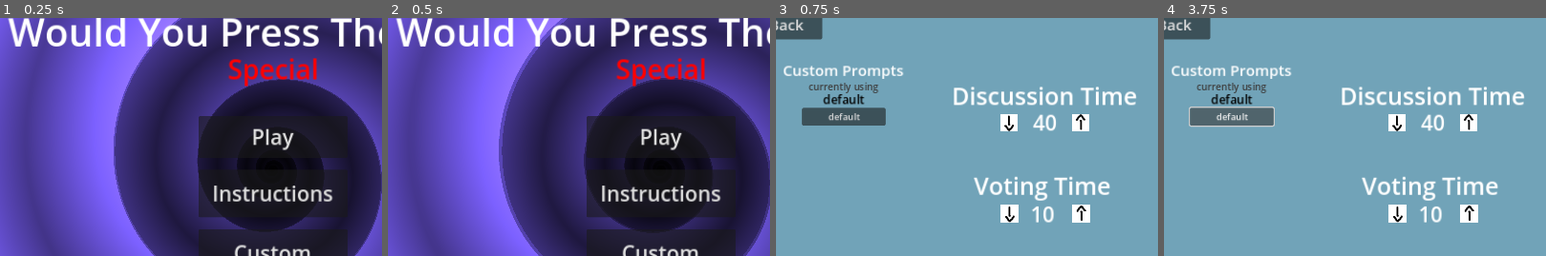
Above: before the commit, frames 1-4 (left to right).
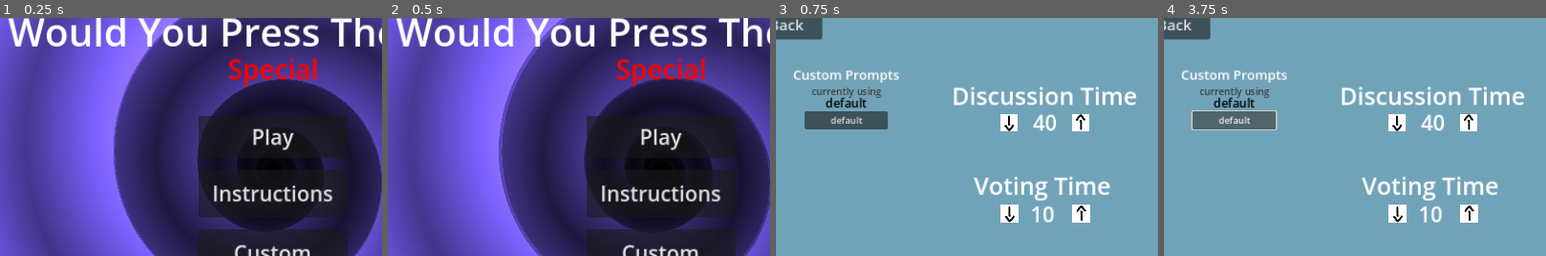
Above: after the commit, the same moments.

Repository: Beepered/WouldYouPressTheButton-Special
Game: Godot game, scene res://scenes/game_manager.tscn
The game is run twice, just before and just after one commit, with the same random seed, the same clock (stepped at 60 frames per second) and the same inputs.
Inputs (mouse positions are % of the whole screen's width and height, from its top left):
- Up to frame 1 (0.25 s): no input
- Up to frame 2 (0.5 s): no input
- Up to frame 3 (0.75 s): click "Play" at 0.5 s
- Up to frame 4 (3.75 s): click (77, 31) at 1.27 s; type "12" at 1.35 s; click (77, 37) at 1.5 s; type "12" at 1.58 s; click (77, 42) at 1.73 s; type "12" at 1.82 s; click (77, 48) at 2.02 s; type "12" at 2.1 s; click (77, 53) at 2.25 s; type "12" at 2.33 s; click (77, 59) at 2.48 s; type "12" at 2.57 s; click (77, 64) at 2.77 s; type "12" at 2.85 s; click (77, 70) at 3 s; type "12" at 3.08 s; click (77, 75) at 3.23 s; type "12" at 3.32 s; click "default" at 3.5 s
The pictures show only the part of the screen within x 14-64%, y 18-68%; the shares and areas given below are measured in that part.

Frames 1-2 are identical in both runs. In frame 3, 3.0% of the frame differs, in the area x 2-34%, y 20-47%; in frame 4, 3.2%, in the area x 2-34%, y 20-48%.

Commit message:
check if file exists when creating new prompts, add from default prompts if not enough

Diff:
--- a/wouldyoupressthebutton-special/scenes/custom_selection.tscn
+++ b/wouldyoupressthebutton-special/scenes/custom_selection.tscn
@@ -133,6 +133,30 @@
 placeholder_text = "put stuff here
 you can have multiple lines"
 
+[node name="saved message" type="Label" parent="create menu"]
+visible = false
+offset_left = 895.0
+offset_top = 227.0
+offset_right = 946.0
+offset_bottom = 253.0
+theme_override_colors/font_color = Color(0.717593, 0.75168, 0.170692, 1)
+theme_override_font_sizes/font_size = 18
+text = "saved"
+
+[node name="name exists" type="Label" parent="create menu"]
+visible = false
+anchors_preset = 5
+anchor_left = 0.5
+anchor_right = 0.5
+offset_left = -87.0
+offset_top = 194.0
+offset_right = 87.0
+offset_bottom = 220.0
+grow_horizontal = 2
+theme_override_colors/font_color = Color(0.815686, 0, 0, 1)
+theme_override_font_sizes/font_size = 18
+text = "name already exists"
+
 [node name="warning" type="Label" parent="create menu"]
 visible = false
 anchors_preset = 8
@@ -152,17 +176,8 @@
 horizontal_alignment = 1
 vertical_alignment = 1
 
-[node name="saved message" type="Label" parent="create menu"]
-visible = false
-offset_left = 899.0
-offset_top = 227.0
-offset_right = 950.0
-offset_bottom = 253.0
-theme_override_colors/font_color = Color(0.717593, 0.75168, 0.170692, 1)
-theme_override_font_sizes/font_size = 18
-text = "saved"
-
 [connection signal="pressed" from="main/MainBack" to="." method="_on_main_back_pressed"]
 [connection signal="pressed" from="choice menu/create select" to="." method="_on_create_select_pressed"]
 [connection signal="pressed" from="create menu/back" to="." method="_on_back_pressed"]
+[connection signal="text_changed" from="create menu/name" to="create menu" method="_on_name_text_changed"]
 [connection signal="pressed" from="create menu/save" to="create menu" method="_on_save_pressed"]
--- a/wouldyoupressthebutton-special/scenes/main_menu.tscn
+++ b/wouldyoupressthebutton-special/scenes/main_menu.tscn
@@ -9,12 +9,12 @@
 
 [sub_resource type="Theme" id="Theme_32jrn"]
 
+[sub_resource type="Theme" id="Theme_1foon"]
+
 [sub_resource type="FontVariation" id="FontVariation_jeu8t"]
 
 [sub_resource type="RectangleShape2D" id="RectangleShape2D_srou7"]
 size = Vector2(40, 40)
-
-[sub_resource type="Theme" id="Theme_1foon"]
 
 [node name="Main Menu" type="Node2D"]
 script = ExtResource("1_77ssq")
@@ -156,11 +156,11 @@
 text = "Back"
 
 [node name="UseCustom" type="Label" parent="Settings"]
-offset_left = 194.0
-offset_top = 213.0
-offset_right = 396.0
-offset_bottom = 248.0
-theme_override_font_sizes/font_size = 25
+offset_left = 199.0
+offset_top = 222.0
+offset_right = 401.0
+offset_bottom = 257.0
+theme_override_font_sizes/font_size = 22
 text = "Custom Prompts"
 horizontal_alignment = 1
 vertical_alignment = 1
@@ -187,9 +187,9 @@
 anchor_left = 0.5
 anchor_right = 0.5
 offset_left = -115.0
-offset_top = 54.0
+offset_top = 51.0
 offset_right = 115.0
-offset_bottom = 80.0
+offset_bottom = 79.0
 grow_horizontal = 2
 theme_override_colors/font_color = Color(0, 0, 0, 1)
 theme_override_font_sizes/font_size = 20
@@ -203,9 +203,9 @@
 anchor_left = 0.5
 anchor_right = 0.5
 offset_left = -70.0
-offset_top = 82.0
+offset_top = 79.0
 offset_right = 70.0
-offset_bottom = 112.0
+offset_bottom = 109.0
 grow_horizontal = 2
 theme_override_font_sizes/font_size = 15
 text = "default"
@@ -218,9 +218,9 @@
 anchor_right = 0.5
 anchor_bottom = 0.5
 offset_left = -140.0
-offset_top = 98.5
+offset_top = 94.5
 offset_right = 140.0
-offset_bottom = 398.5
+offset_bottom = 374.5
 grow_horizontal = 2
 grow_vertical = 2
 theme = SubResource("Theme_32jrn")
@@ -228,118 +228,6 @@
 
 [node name="VBoxContainer" type="VBoxContainer" parent="Settings/UseCustom/ScrollContainer"]
 layout_mode = 2
-
-[node name="DiscussionTime" type="Label" parent="Settings"]
-anchors_preset = 5
-anchor_left = 0.5
-anchor_right = 0.5
-offset_left = -167.0
-offset_top = 245.0
-offset_right = 153.0
-offset_bottom = 305.0
-grow_horizontal = 2
-pivot_offset = Vector2(160, 30)
-theme_override_fonts/font = SubResource("FontVariation_jeu8t")
-theme_override_font_sizes/font_size = 40
-text = "Discussion Time"
-horizontal_alignment = 1
-vertical_alignment = 1
-
-[node name="time text" type="Label" parent="Settings/DiscussionTime"]
-layout_mode = 1
-anchors_preset = 7
-anchor_left = 0.5
-anchor_top = 1.0
-anchor_right = 0.5
-anchor_bottom = 1.0
-offset_left = -45.0
-offset_top = -10.0
-offset_right = 45.0
-offset_bottom = 40.0
-grow_horizontal = 2
-grow_vertical = 0
-theme_override_font_sizes/font_size = 35
-text = "10"
-horizontal_alignment = 1
-vertical_alignment = 1
-
-[node name="decrease" type="Sprite2D" parent="Settings/DiscussionTime"]
-position = Vector2(100, 75)
-rotation = 3.14159
-texture = ExtResource("3_8h1ks")
-script = ExtResource("4_flmkl")
-change = -2
-
-[node name="Area2D" type="Area2D" parent="Settings/DiscussionTime/decrease"]
-
-[node name="CollisionShape2D" type="CollisionShape2D" parent="Settings/DiscussionTime/decrease/Area2D"]
-shape = SubResource("RectangleShape2D_srou7")
-
-[node name="increase" type="Sprite2D" parent="Settings/DiscussionTime"]
-position = Vector2(220, 75)
-texture = ExtResource("3_8h1ks")
-script = ExtResource("4_flmkl")
-change = 2
-
-[node name="Area2D" type="Area2D" parent="Settings/DiscussionTime/increase"]
-
-[node name="CollisionShape2D" type="CollisionShape2D" parent="Settings/DiscussionTime/increase/Area2D"]
-shape = SubResource("RectangleShape2D_srou7")
-
-[node name="VotingTime" type="Label" parent="Settings"]
-anchors_preset = 5
-anchor_left = 0.5
-anchor_right = 0.5
-offset_left = -126.0
-offset_top = 398.0
-offset_right = 103.0
-offset_bottom = 453.0
-grow_horizontal = 2
-theme_override_font_sizes/font_size = 40
-text = "Voting Time"
-horizontal_alignment = 1
-vertical_alignment = 1
-
-[node name="time text" type="Label" parent="Settings/VotingTime"]
-layout_mode = 1
-anchors_preset = 7
-anchor_left = 0.5
-anchor_top = 1.0
-anchor_right = 0.5
-anchor_bottom = 1.0
-offset_left = -45.0
-offset_top = -5.0
-offset_right = 45.0
-offset_bottom = 45.0
-grow_horizontal = 2
-grow_vertical = 0
-theme_override_font_sizes/font_size = 35
-text = "10"
-horizontal_alignment = 1
-vertical_alignment = 1
-
-[node name="decrease" type="Sprite2D" parent="Settings/VotingTime"]
-position = Vector2(60, 75)
-rotation = 3.14159
-texture = ExtResource("3_8h1ks")
-script = ExtResource("4_ntwn2")
-change = -1
-
-[node name="Area2D" type="Area2D" parent="Settings/VotingTime/decrease"]
-
-[node name="CollisionShape2D" type="CollisionShape2D" parent="Settings/VotingTime/decrease/Area2D"]
-shape = SubResource("RectangleShape2D_srou7")
-
-[node name="increase" type="Sprite2D" parent="Settings/VotingTime"]
-position = Vector2(180, 75)
-texture = ExtResource("3_8h1ks")
-script = ExtResource("4_ntwn2")
-change = 1
-
-[node name="Area2D" type="Area2D" parent="Settings/VotingTime/increase"]
-
-[node name="CollisionShape2D" type="CollisionShape2D" parent="Settings/VotingTime/increase/Area2D"]
-shape = SubResource("RectangleShape2D_srou7")
 
 [node name="NumPlayers" type="Label" parent="Settings"]
 anchors_preset = 5
@@ -518,6 +406,118 @@
 theme_override_colors/font_color = Color(0.956863, 0, 0, 1)
 theme_override_font_sizes/font_size = 18
 text = "duplicate name found"
+
+[node name="DiscussionTime" type="Label" parent="Settings"]
+anchors_preset = 5
+anchor_left = 0.5
+anchor_right = 0.5
+offset_left = -167.0
+offset_top = 245.0
+offset_right = 153.0
+offset_bottom = 305.0
+grow_horizontal = 2
+pivot_offset = Vector2(160, 30)
+theme_override_fonts/font = SubResource("FontVariation_jeu8t")
+theme_override_font_sizes/font_size = 40
+text = "Discussion Time"
+horizontal_alignment = 1
+vertical_alignment = 1
+
+[node name="time text" type="Label" parent="Settings/DiscussionTime"]
+layout_mode = 1
+anchors_preset = 7
+anchor_left = 0.5
+anchor_top = 1.0
+anchor_right = 0.5
+anchor_bottom = 1.0
+offset_left = -45.0
+offset_top = -10.0
+offset_right = 45.0
+offset_bottom = 40.0
+grow_horizontal = 2
+grow_vertical = 0
+theme_override_font_sizes/font_size = 35
+text = "10"
+horizontal_alignment = 1
+vertical_alignment = 1
+
+[node name="decrease" type="Sprite2D" parent="Settings/DiscussionTime"]
+position = Vector2(100, 75)
+rotation = 3.14159
+texture = ExtResource("3_8h1ks")
+script = ExtResource("4_flmkl")
+change = -2
+
+[node name="Area2D" type="Area2D" parent="Settings/DiscussionTime/decrease"]
+
+[node name="CollisionShape2D" type="CollisionShape2D" parent="Settings/DiscussionTime/decrease/Area2D"]
+shape = SubResource("RectangleShape2D_srou7")
+
+[node name="increase" type="Sprite2D" parent="Settings/DiscussionTime"]
+position = Vector2(220, 75)
+texture = ExtResource("3_8h1ks")
+script = ExtResource("4_flmkl")
+change = 2
+
+[node name="Area2D" type="Area2D" parent="Settings/DiscussionTime/increase"]
+
+[node name="CollisionShape2D" type="CollisionShape2D" parent="Settings/DiscussionTime/increase/Area2D"]
+shape = SubResource("RectangleShape2D_srou7")
+
+[node name="VotingTime" type="Label" parent="Settings"]
+anchors_preset = 5
+anchor_left = 0.5
+anchor_right = 0.5
+offset_left = -126.0
+offset_top = 398.0
+offset_right = 103.0
+offset_bottom = 453.0
+grow_horizontal = 2
+theme_override_font_sizes/font_size = 40
+text = "Voting Time"
+horizontal_alignment = 1
+vertical_alignment = 1
+
+[node name="time text" type="Label" parent="Settings/VotingTime"]
+layout_mode = 1
+anchors_preset = 7
+anchor_left = 0.5
+anchor_top = 1.0
+anchor_right = 0.5
+anchor_bottom = 1.0
+offset_left = -45.0
+offset_top = -5.0
+offset_right = 45.0
+offset_bottom = 45.0
+grow_horizontal = 2
+grow_vertical = 0
+theme_override_font_sizes/font_size = 35
+text = "10"
+horizontal_alignment = 1
+vertical_alignment = 1
+
+[node name="decrease" type="Sprite2D" parent="Settings/VotingTime"]
+position = Vector2(60, 75)
+rotation = 3.14159
+texture = ExtResource("3_8h1ks")
+script = ExtResource("4_ntwn2")
+change = -1
+
+[node name="Area2D" type="Area2D" parent="Settings/VotingTime/decrease"]
+
+[node name="CollisionShape2D" type="CollisionShape2D" parent="Settings/VotingTime/decrease/Area2D"]
+shape = SubResource("RectangleShape2D_srou7")
+
+[node name="increase" type="Sprite2D" parent="Settings/VotingTime"]
+position = Vector2(180, 75)
+texture = ExtResource("3_8h1ks")
+script = ExtResource("4_ntwn2")
+change = 1
+
+[node name="Area2D" type="Area2D" parent="Settings/VotingTime/increase"]
+
+[node name="CollisionShape2D" type="CollisionShape2D" parent="Settings/VotingTime/increase/Area2D"]
+shape = SubResource("RectangleShape2D_srou7")
 
 [node name="PlayButton" type="Button" parent="Settings"]
 anchors_preset = 7
--- a/wouldyoupressthebutton-special/scripts/custom/create.gd
+++ b/wouldyoupressthebutton-special/scripts/custom/create.gd
@@ -1,14 +1,18 @@
 extends CanvasLayer
+
+var creating = false
 
 func _on_save_pressed() -> void:
 	if($name.text):
 		var path = "res://prompts/custom/" + $name.text + ".txt"
-		var file = FileAccess.open(path,FileAccess.WRITE)
+		if(!FileAccess.open(path, FileAccess.READ)): # if file didn't exist
+			$"..".create_item($name.text)
+		var file = FileAccess.open(path, FileAccess.WRITE)
 		file.store_string($prompts.text)
 		file.close()
-		$"..".create_item($name.text)
+
 		$"saved message".visible = true
-		await get_tree().create_timer(0.5).timeout
+		await get_tree().create_timer(0.7).timeout
 		$"saved message".visible = false
 	else:
 		$warning.visible = true
@@ -24,3 +28,13 @@
 		file.close()
 	else:
 		print("can't find file")
+
+
+func _on_name_text_changed(new_text: String) -> void:
+	var path = "res://prompts/custom/" + new_text + ".txt"
+	if(creating && FileAccess.open(path, FileAccess.READ)): # if file didn't exist
+		$"name exists".visible = true
+		$save.disabled = true
+	else:
+		$"name exists".visible = false
+		$save.disabled = false
--- a/wouldyoupressthebutton-special/scripts/custom/custom_selection.gd
+++ b/wouldyoupressthebutton-special/scripts/custom/custom_selection.gd
@@ -16,6 +16,7 @@
 	choiceMenu.visible = false
 	createMenu.visible = true
 	mainBack.visible = false
+	createMenu.creating = true
 
 func _on_back_pressed() -> void:
 	choiceMenu.visible = true
@@ -36,7 +37,8 @@
 
 func edit_item(path):
 	_on_create_select_pressed()
-	$"create menu"._load_path(path)
+	createMenu.creating = false
+	createMenu._load_path(path)
 
 func fill_choices(): # fill from custom folder
 	var dir = DirAccess.open("res://prompts/custom")
--- a/wouldyoupressthebutton-special/scripts/menu/settingsMenu.gd
+++ b/wouldyoupressthebutton-special/scripts/menu/settingsMenu.gd
@@ -34,15 +34,16 @@
 				print("Found directory: " + file_name)
 			else:
 				var b = Button.new()
-				b.text = file_name
+				var shortName = file_name.substr(0, file_name.find(".txt"))
+				b.text = shortName
 				b.set_custom_minimum_size(Vector2(270, 30))
-				b.pressed.connect(set_prompt_choice.bind(file_name))
+				b.pressed.connect(set_prompt_choice.bind(shortName))
 				$UseCustom/ScrollContainer/VBoxContainer.add_child(b)
 			file_name = dir.get_next()
 
 func set_prompt_choice(path):
+	Global.file_path = "res://prompts/custom/" + path + ".txt"
 	$"UseCustom/choice name".text = path
-	Global.file_path = "res://prompts/custom" + path
 
 func _on_choose_default_pressed() -> void:
 	Global.file_path = "res://prompts/prompts.txt"
--- a/wouldyoupressthebutton-special/scripts/play/play_controller.gd
+++ b/wouldyoupressthebutton-special/scripts/play/play_controller.gd
@@ -38,7 +38,23 @@
 var persuader; var opposer
 var points = {} # ex: {a:2, b:0, c:1, d:5, e:2}
 
-@onready var prompts = promptReader.get_text_list(Global.file_path)
+@onready var prompts = get_prompts()
+
+func get_prompts():
+	var mainList = promptReader.get_text_list(Global.file_path)
+	print(mainList)
+	print("before ", mainList.size())
+	if(mainList.size() < Global.playerNames.size() * 2):
+		var list = FileAccess.open("res://prompts/prompts.txt", FileAccess.READ)
+		while (!list.eof_reached() && mainList.size() < Global.playerNames.size() * 2):
+			var x = list.get_line()
+			if(randi_range(0, 2) == 0):
+				print(x)
+				mainList.append(x)
+	print("after ", mainList.size())
+	randomize()
+	mainList.shuffle()
+	return mainList
 
 func _ready() -> void:
 	# Initialize points array
Not shown, changed: wouldyoupressthebutton-special/export_presets.cfg
